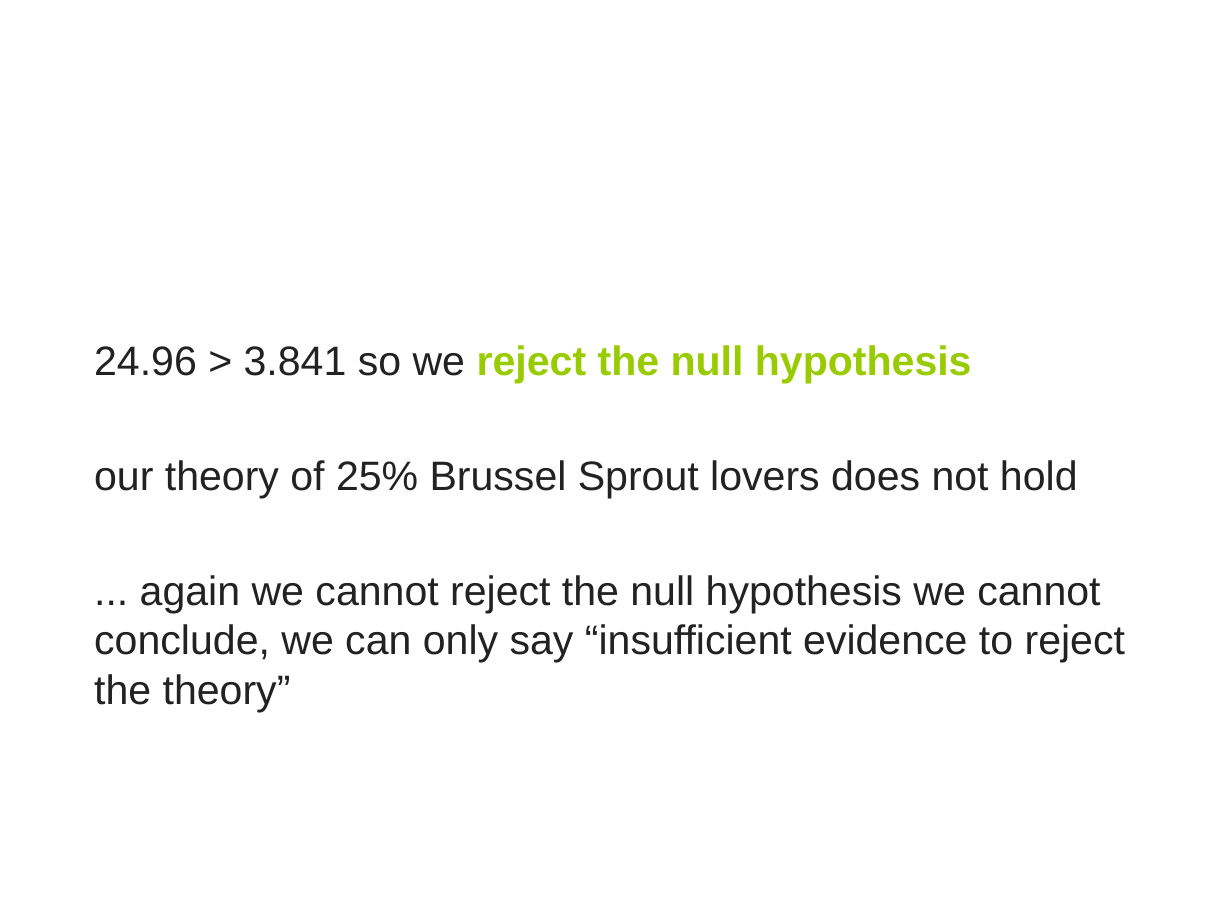
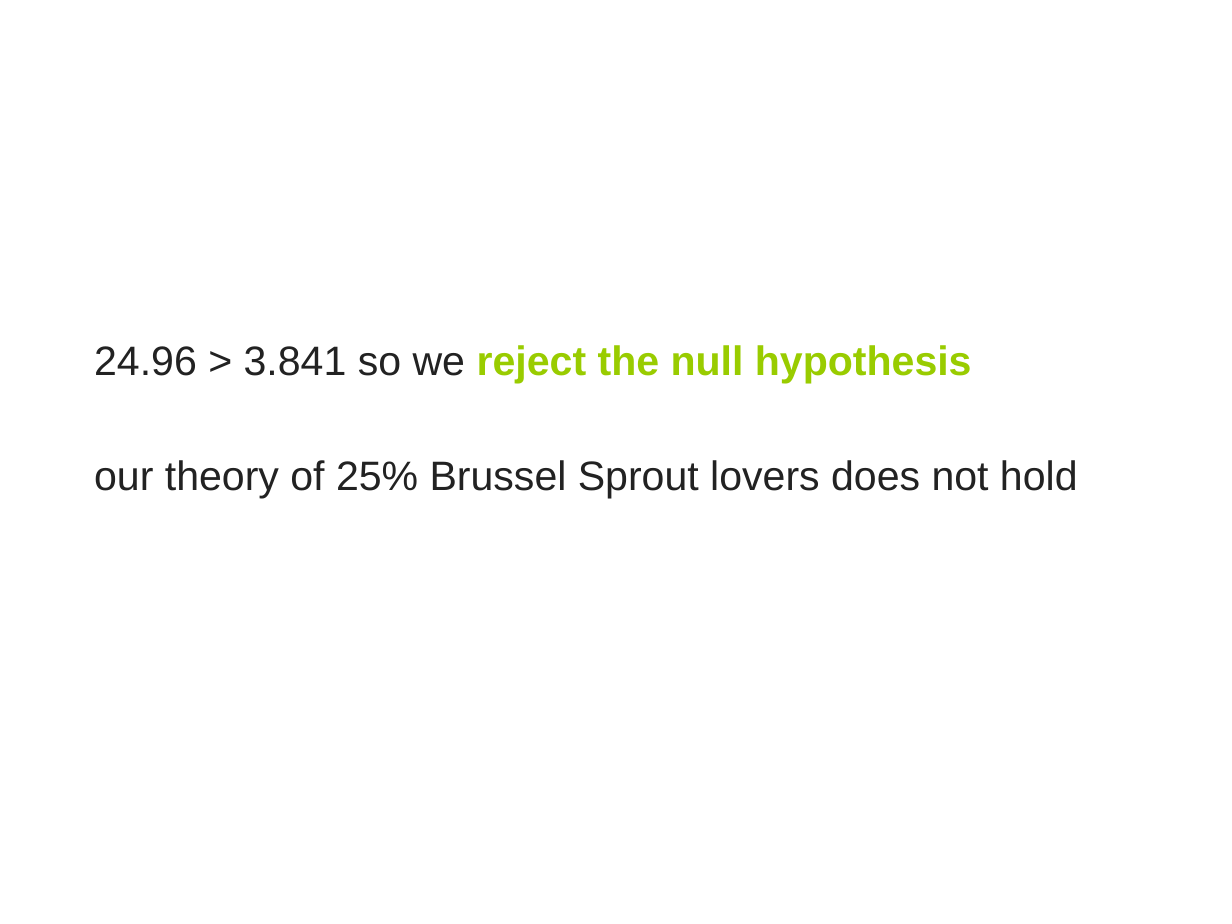
Before and after one commit to coms10011/2018_19, a slide deck: slide 10 of 17_CategoricalCHIsquare/17-Roudaut-stats- ChiSquare-30min.pptx (slide 11 before the commit). Drawn at 1232x924 pixels with LibreOffice and Linux fonts; fonts in the diff are those of the drawing. Boxes give left, top, right and bottom in pixels: in the first picture for what was removed or moved away, otherwise in the second. Text is boxed around its words. In the diff, an @@ line names an element or a change of style, - is before the commit and + after.

```diff
--- a/17_CategoricalCHIsquare/17-Roudaut-stats- ChiSquare-30min.pptx
+++ b/17_CategoricalCHIsquare/17-Roudaut-stats- ChiSquare-30min.pptx
@@ text at <box>94,575,1125,712</box>: paragraph removed @@
-... again we cannot reject the null hypothesis we cannot conclude, we can only say “insufficient evidence to reject the theory”
```
Also in this commit, not shown: 4 other slides changed, 1 slide added, 1 other file.
